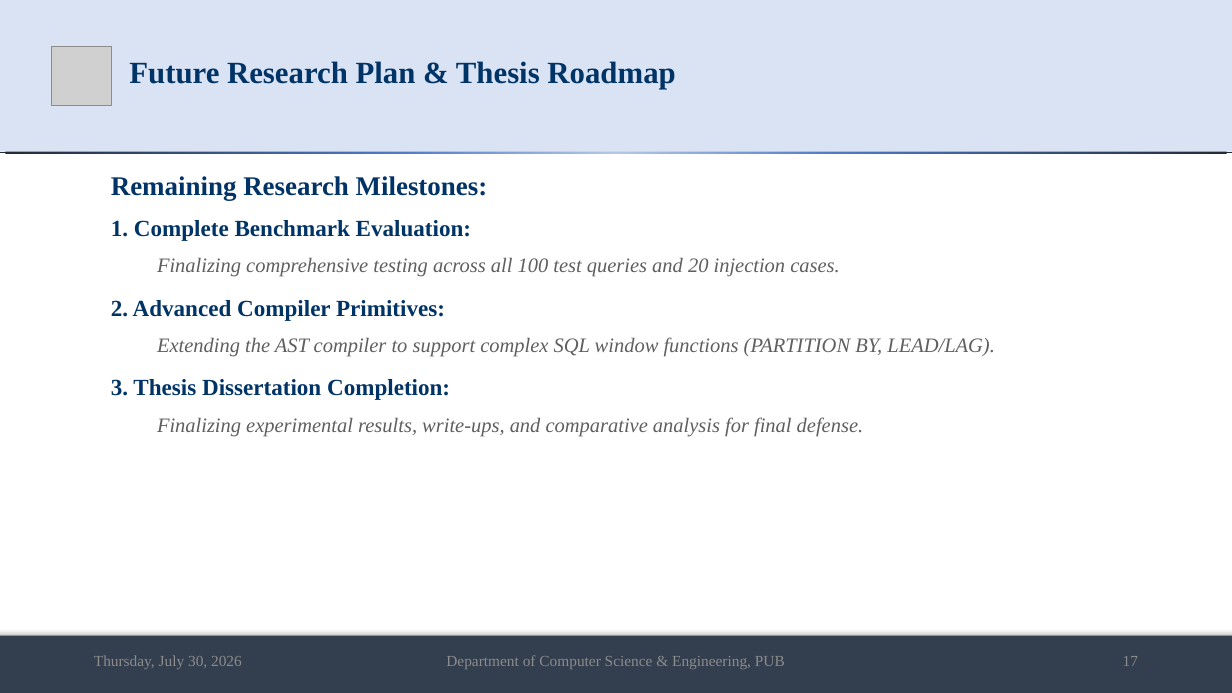
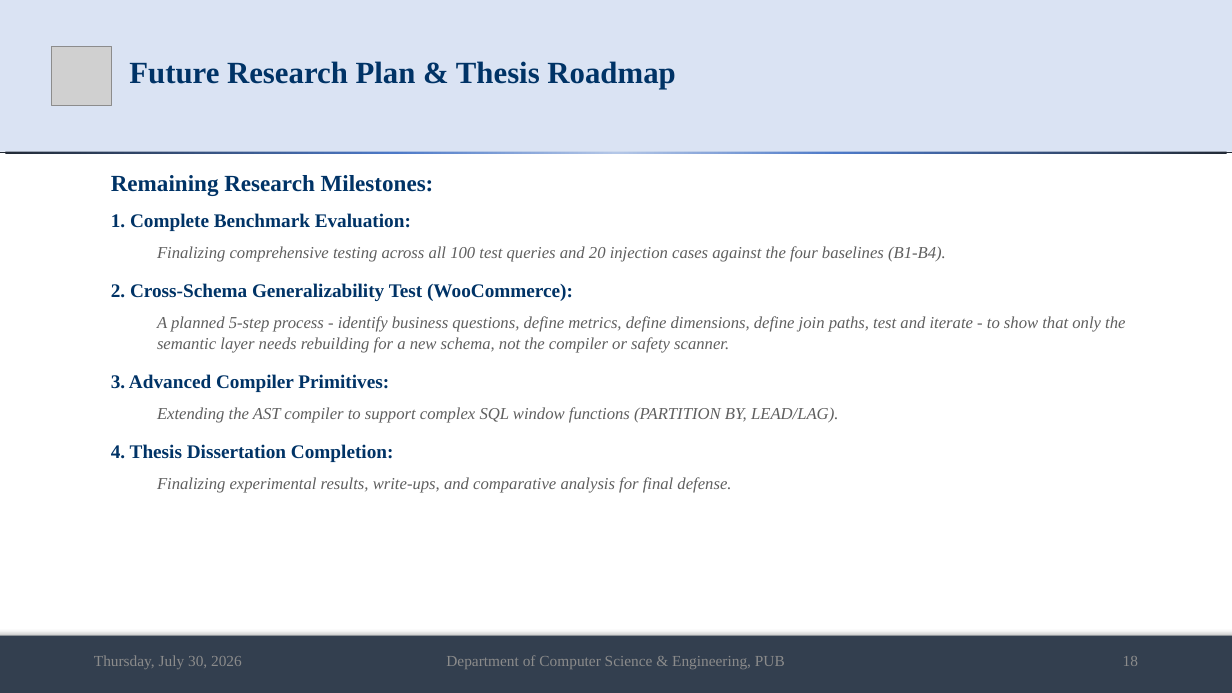
Before and after one commit to md-riaz/AEGIS-Research, a slide deck: slide 18 of docs/scripts/Md_Riaz_Mid_Defense_Final_0322310105101024.pptx (slide 17 before the commit). Drawn at 1232x693 pixels with LibreOffice and Linux fonts; fonts in the diff are those of the drawing; grey boxes stand for pictures. Boxes give left, top, right and bottom in pixels: in the first picture for what was removed or moved away, otherwise in the second. Text is boxed around its words. In the diff, an @@ line names an element or a change of style, - is before the commit and + after.

```diff
--- a/docs/scripts/Md_Riaz_Mid_Defense_Final_0322310105101024.pptx
+++ b/docs/scripts/Md_Riaz_Mid_Defense_Final_0322310105101024.pptx
@@ text at (x1=111, y1=175, x2=838, y2=492): size 21 to 18 pt in "Remaining Research Milestones:"; size 18 to 15 pt in "1. Complete Benchmark Evaluation:"; size 16 to 13 pt in "Extending the AST compiler to support complex ...", "Finalizing experimental results, write-ups, and comparative  ..." @@
@@ text at (x1=111, y1=246, x2=1125, y2=392): text changed; size 16 to 13 pt @@
-Finalizing comprehensive testing across all 100 test queries and 20 injection cases.
-2. Advanced Compiler Primitives:
+Finalizing comprehensive testing across all 100 test queries and 20 injection cases against the four baselines (B1-B4).
+2. Cross-Schema Generalizability Test (WooCommerce):
+A planned 5-step process - identify business questions, define metrics, define dimensions, define join paths, test and iterate - to show that only the semantic layer needs rebuilding for a new schema, not the compiler or safety scanner.
+3. Advanced Compiler Primitives:
@@ text at (x1=111, y1=444, x2=394, y2=462): text changed; size 18 to 15 pt @@
-3. Thesis Dissertation Completion:
+4. Thesis Dissertation Completion:
@@ text at (x1=1123, y1=656, x2=1138, y2=666): text changed @@
-17
+18
```
Also in this commit, not shown: 7 other slides changed, 1 slide added, 10 other files.
